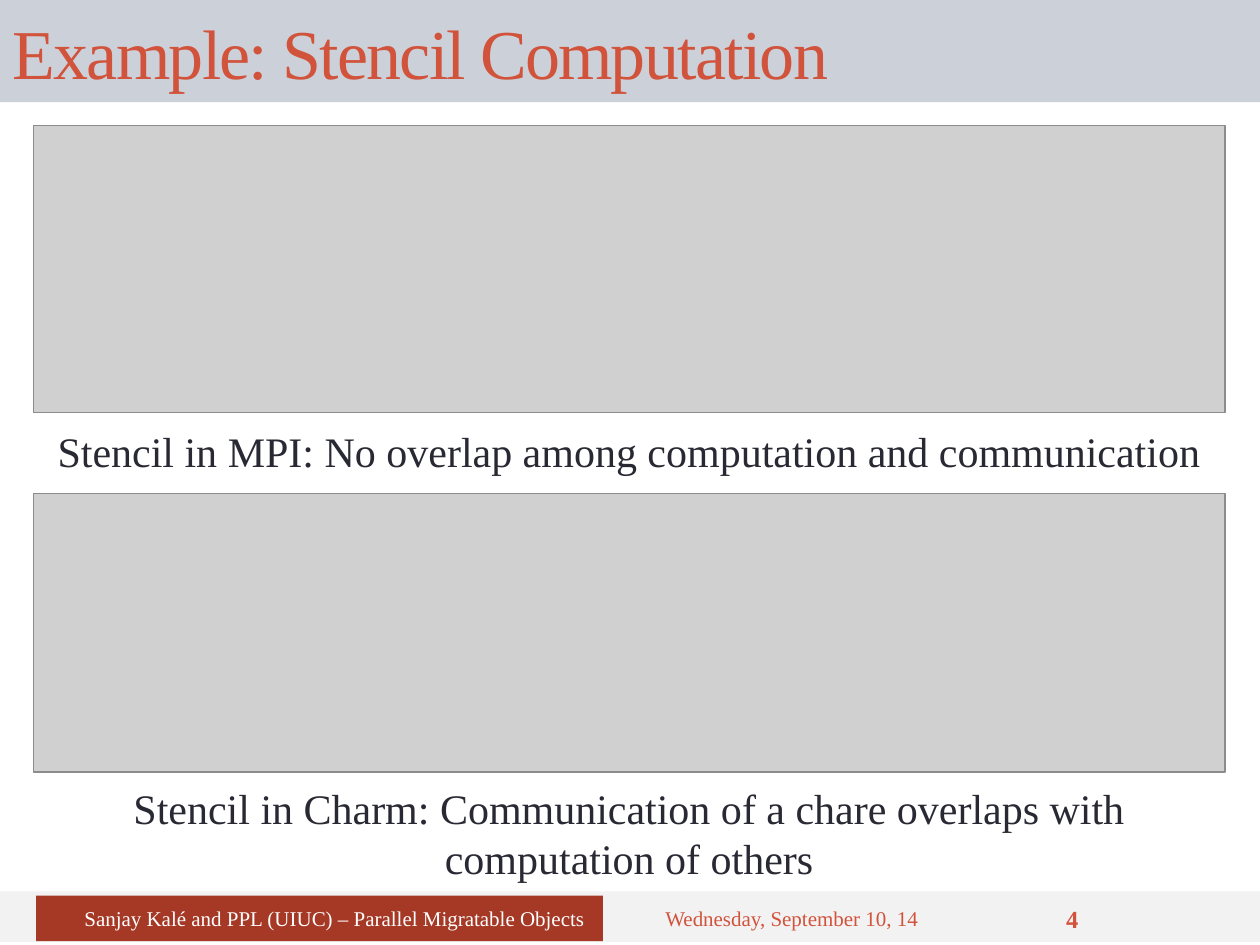
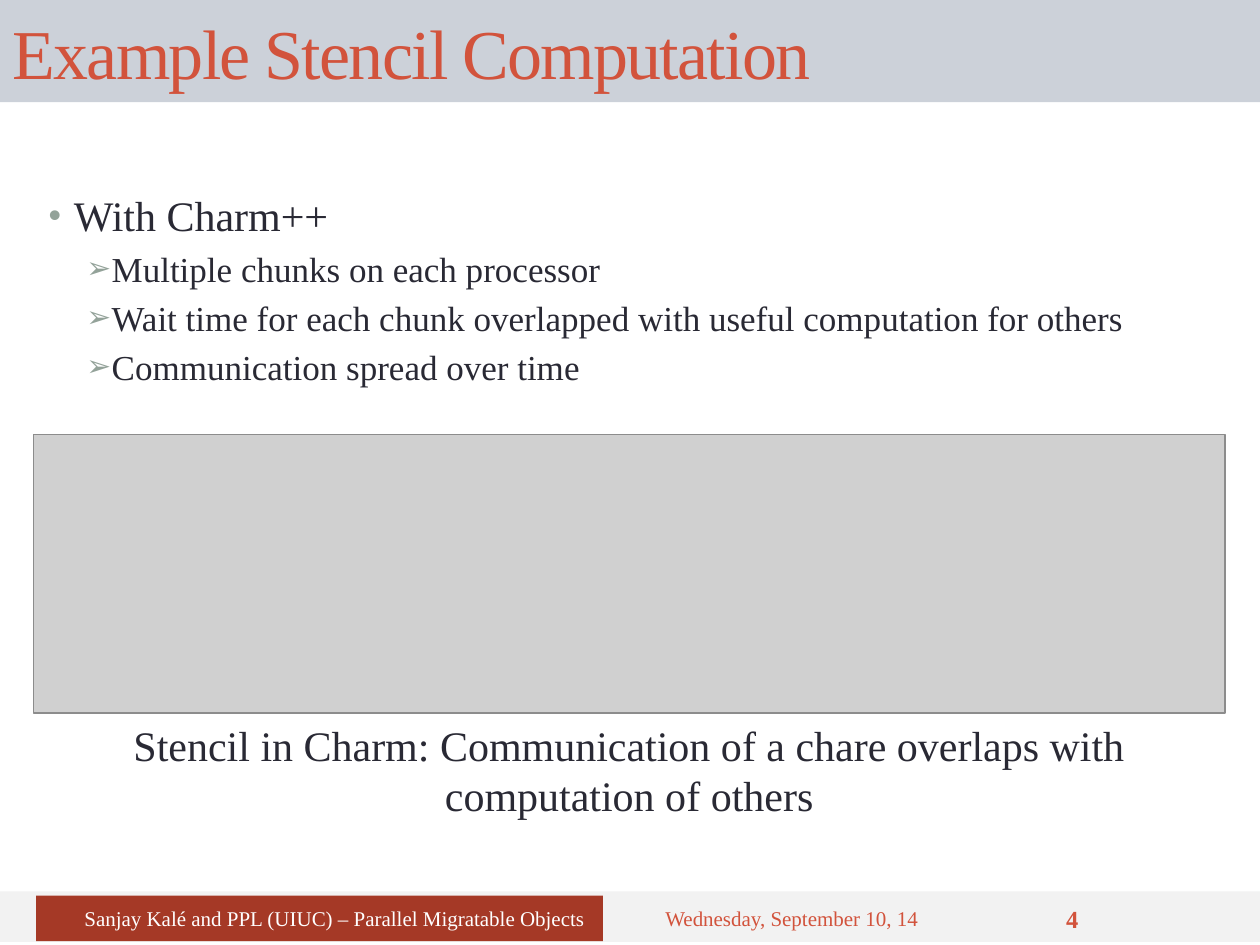
Before and after one commit to UIUC-PPL/charm_tutorial, a slide deck: slide 4 of tutorial-03-benefits.pptx. Drawn at 1260x945 pixels with LibreOffice and Linux fonts; fonts in the diff are those of the drawing; grey boxes stand for pictures. Boxes give left, top, right and bottom in pixels: in the first picture for what was removed or moved away, otherwise in the second. Text is boxed around its words. In the diff, an @@ line names an element or a change of style, - is before the commit and + after.

Commit message:
Updated slides

```diff
--- a/tutorial-03-benefits.pptx
+++ b/tutorial-03-benefits.pptx
@@ title at [13, 30, 811, 92]: text changed @@
-Example: Stencil Computation
+Example Stencil Computation
@@ picture removed at [34, 125, 1226, 412] @@
@@ text added at [74, 202, 1123, 387], 20 pt, text #292934 @@
+• With Charm++
+  ➢ Multiple chunks on each processor
+  ➢ Wait time for each chunk overlapped with useful computation for others
+  ➢ Communication spread over time
@@ picture: place and size @@
-picture at [34, 494, 1226, 772]
+picture at [34, 435, 1226, 713]
@@ text removed at [58, 438, 1200, 476] @@
-Stencil in MPI: No overlap among computation and communication
@@ text "Stencil in Charm: Communication of ...": place and size @@
-text "Stencil in Charm: Communication of ..." at [133, 794, 1125, 883]
+text "Stencil in Charm: Communication of ..." at [133, 731, 1125, 820]
@@ text "Stencil in Charm: Communication of ..." at [133, 731, 1125, 820]: vertical alignment middle to top @@
```
Also in this commit, not shown: 4 other slides changed, 10 other files.
